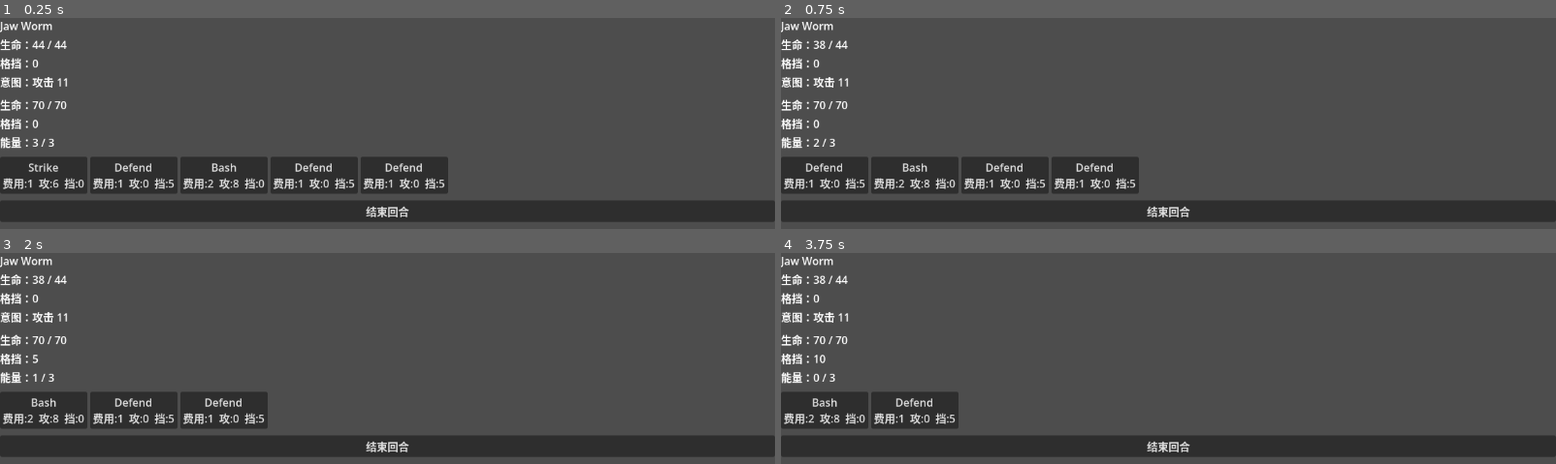
Above: before the commit, frames 1-4 (two rows, left to right).
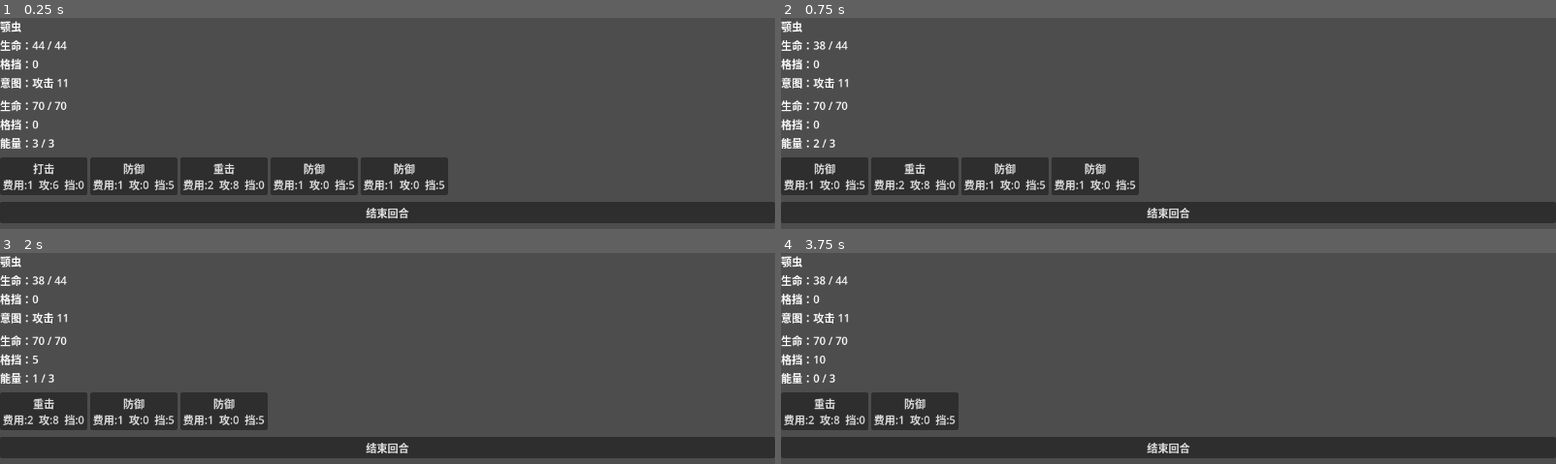
Above: after the commit, the same moments.

Repository: archer47-qingmei/AIGameTest2
Game: Godot game, scene res://combat/CombatScreen.tscn
Same seed, same stepped clock (60 frames per second), same inputs: the game is played once before the commit and once after it.
Inputs (mouse positions are in pixels of both pictures, inside the frame that each line leads up to):
- Up to frame 1 (0.25 s): no input
- Up to frame 2 (0.75 s): click (827, 176) at 0.5 s, where only the run before the commit has a clickable "Strike 费用:1 攻:6 挡:0"
- Up to frame 3 (2 s): click (46, 411) at 1.25 s, where only the run before the commit has a clickable "Defend 费用:1 攻:0 挡:5"
- Up to frame 4 (3.75 s): click (827, 411) at 2 s, where only the run before the commit has a clickable "Bash 费用:2 攻:8 挡:0"; click (827, 411) at 2.75 s, where only the run after the commit has a clickable "重击 费用:2 攻:8 挡:0"; click (912, 411) at 3.5 s, where only the run before the commit has a clickable "Defend 费用:1 攻:0 挡:5"

The runs differ from the first frame. In frame 1, 4.4% of the frame differs, in the area x 0-100%, y 1-98%; in frame 2, 4.0%; in frame 3, 3.5%; in frame 4, 3.0%.

Commit message:
feat: localize card and enemy names to Chinese

Diff:
--- a/combat/CombatScreen.gd
+++ b/combat/CombatScreen.gd
@@ -35,7 +35,7 @@
 	_player.block = 0
 
 	_enemy = Combatant.new()
-	_enemy.display_name = "Jaw Worm"
+	_enemy.display_name = "颚虫"
 	_enemy.hp = 44
 	_enemy.max_hp = 44
 	_enemy.block = 0
@@ -43,7 +43,7 @@
 	# 硬编码牌库
 	for i in 4:
 		var c: CardData = CardData.new()
-		c.card_name = "Strike"
+		c.card_name = "打击"
 		c.cost = 1
 		c.damage = 6
 		c.block = 0
@@ -51,14 +51,14 @@
 
 	for i in 4:
 		var c: CardData = CardData.new()
-		c.card_name = "Defend"
+		c.card_name = "防御"
 		c.cost = 1
 		c.damage = 0
 		c.block = 5
 		_draw_pile.append(c)
 
 	var bash: CardData = CardData.new()
-	bash.card_name = "Bash"
+	bash.card_name = "重击"
 	bash.cost = 2
 	bash.damage = 8
 	bash.block = 0
